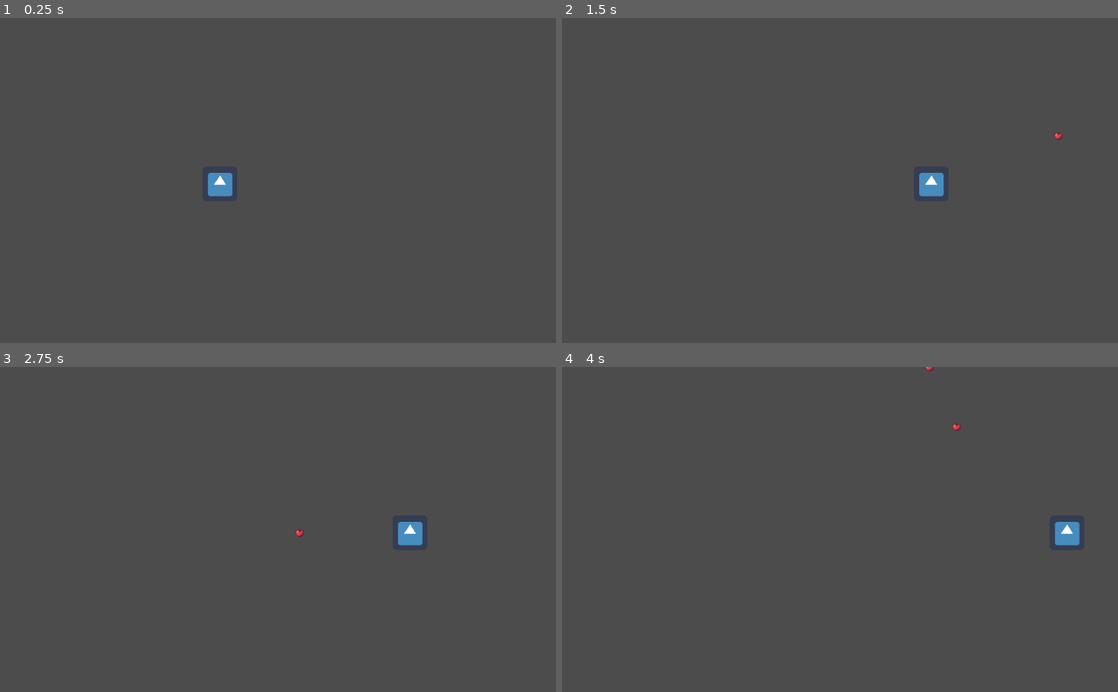
Above: before the commit, frames 1-4 (two rows, left to right).
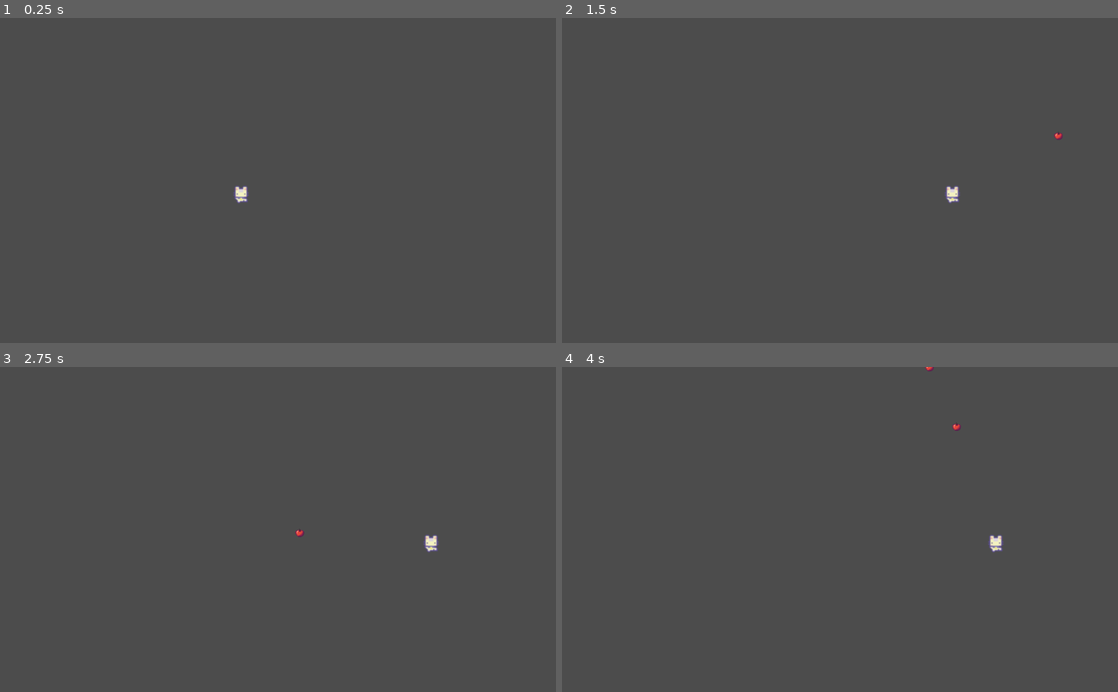
Above: after the commit, the same moments.

Repository: ColinKYuen/BQ-Game-Jam
Game: Godot game, scene res://Scenes/Main.tscn
The game is run twice, just before and just after one commit, with the same random seed, the same clock (stepped at 60 frames per second) and the same inputs. The engine's default icon, where the game draws it, is replaced by a stand-in: a white triangle on a blue panel in a dark square.
Inputs:
- Up to frame 1 (0.25 s): no input
- Up to frame 2 (1.5 s): tap Enter at 0.5 s; hold D (move_right) 0.53-1.28 s; hold Left (move_left) from 1.28 s (still down)
- Up to frame 3 (2.75 s): release Left (move_left) at 2.03 s; hold D (move_right) from 2.03 s (still down)
- Up to frame 4 (4 s): release D (move_right) at 3.53 s; hold Left (move_left) from 3.53 s (still down)

The runs differ from the first frame. In frame 1, 0.4% of the frame differs, in the area x 37-45%, y 47-58%; in frame 2, 0.4%; in frame 3, 0.4%, in the area x 71-79%, y 47-58%; in frame 4, 0.4%.

Commit message:
double the size of character

Diff:
--- a/Scenes/Main.tscn
+++ b/Scenes/Main.tscn
@@ -1,10 +1,47 @@
-[gd_scene load_steps=3 format=2]
+[gd_scene load_steps=8 format=2]
 
 [ext_resource path="res://Scenes/Player.tscn" type="PackedScene" id=1]
 [ext_resource path="res://Scripts/Main.gd" type="Script" id=2]
+[ext_resource path="res://Sprout Lands - Sprites - Basic pack/Characters/Basic Charakter Spritesheet.png" type="Texture" id=3]
+
+[sub_resource type="AtlasTexture" id=2]
+flags = 4
+atlas = ExtResource( 3 )
+region = Rect2( 96, 0, 48, 48 )
+
+[sub_resource type="AtlasTexture" id=3]
+flags = 4
+atlas = ExtResource( 3 )
+region = Rect2( 144, 0, 48, 48 )
+
+[sub_resource type="SpriteFrames" id=1]
+animations = [ {
+"frames": [  ],
+"loop": true,
+"name": "up",
+"speed": 5.0
+}, {
+"frames": [ SubResource( 2 ), SubResource( 3 ) ],
+"loop": true,
+"name": "walk",
+"speed": 5.0
+} ]
+
+[sub_resource type="CapsuleShape2D" id=4]
+radius = 12.0
+height = 10.0
 
 [node name="Node2D" type="Node2D"]
 script = ExtResource( 2 )
 
 [node name="Player" parent="." instance=ExtResource( 1 )]
-position = Vector2( 405, 306 )
+position = Vector2( 444, 325 )
+
+[node name="AnimatedSprite" type="AnimatedSprite" parent="Player"]
+position = Vector2( 0, 1 )
+scale = Vector2( 2, 2 )
+frames = SubResource( 1 )
+animation = "walk"
+
+[node name="CollisionShape2D" type="CollisionShape2D" parent="Player"]
+shape = SubResource( 4 )
--- a/Scenes/Player.tscn
+++ b/Scenes/Player.tscn
@@ -1,17 +1,15 @@
-[gd_scene load_steps=4 format=2]
+[gd_scene load_steps=3 format=2]
 
 [ext_resource path="res://Scripts/Player.gd" type="Script" id=1]
-[ext_resource path="res://icon.png" type="Texture" id=2]
 
 [sub_resource type="RectangleShape2D" id=1]
-extents = Vector2( 30.5, 29.5 )
+extents = Vector2( 7.5, 9.5625 )
 
 [node name="Player" type="KinematicBody2D" groups=["Player"]]
 script = ExtResource( 1 )
 
 [node name="Hitbox" type="CollisionShape2D" parent="."]
-position = Vector2( -1.5, 0.5 )
+scale = Vector2( 2, 2 )
 shape = SubResource( 1 )
 
 [node name="Sprite" type="Sprite" parent="."]
-texture = ExtResource( 2 )
--- a/Scripts/Player.gd
+++ b/Scripts/Player.gd
@@ -1,9 +1,26 @@
 extends KinematicBody2D
 
 var speed : int = 500
+var screen_size
+# the player should be 16 by 16, which is the default size
+
+func _ready():
+	screen_size = get_viewport_rect().size
 
 func _physics_process(delta):
+	var velocity = Vector2.ZERO # The player's movement vector.
+
 	if Input.is_action_pressed("move_left"):
 		position.x -= speed * delta
 	if Input.is_action_pressed("move_right"):
 		position.x += speed * delta
+
+	position.x = clamp(position.x, 0, screen_size.x)
+
+	if velocity.length() > 0:
+		velocity = velocity.normalized() * speed
+		$AnimatedSprite.play()
+	else:
+		$AnimatedSprite.stop()
+
+	position.x = clamp(position.x, 0, screen_size.x)
